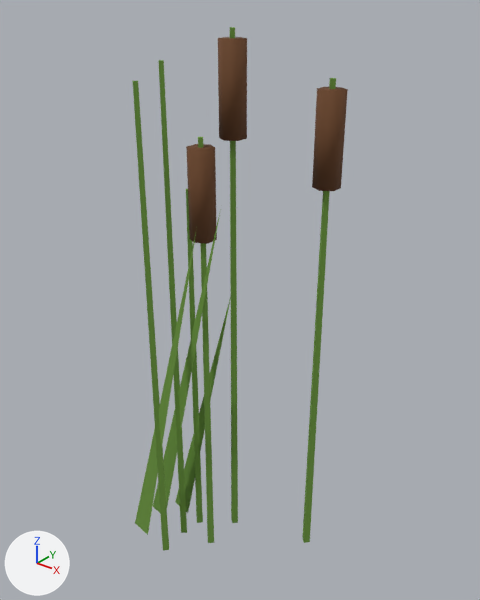
The glTF model assets/models/reeds.glb, before and after one commit.
The view is the same before and after, from a 50 mm camera at (0.907, -1.085, 1.395) aimed at (0.023, 0.021, 0.71). The lights are fixed; the arrows at lower left show +X, +Y and +Z. The first picture is the older version. Where no turn or scale is listed for an object, it has been applied to the vertices. Vertices at exactly the same position are counted once.

The first picture shows 'Reeds'.
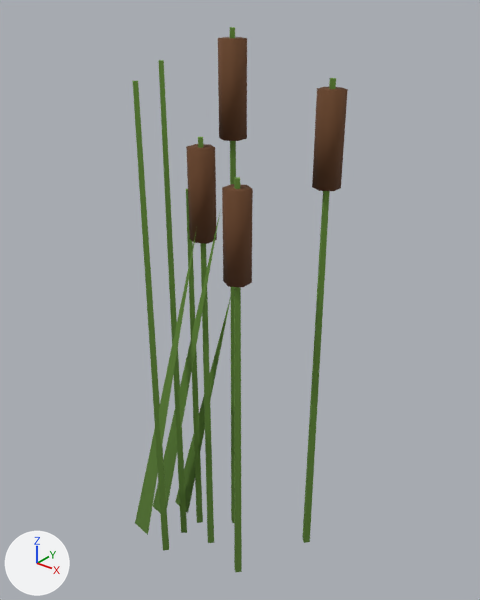
What changed in the scene script:
```text
Add mat_vc_rough:
    mat_vc_rough = bpy.data.materials.new('vc_rough')
    mat_vc_rough.use_nodes = True; mat_vc_rough.node_tree.nodes.clear()
    _N = mat_vc_rough.node_tree.nodes; _L = mat_vc_rough.node_tree.links
    n0 = _N.new('ShaderNodeBsdfPrincipled'); n0.name = 'Principled BSDF'
    n0.inputs[2].default_value = 0.92  # 'Roughness'
    n1 = _N.new('ShaderNodeOutputMaterial'); n1.name = 'Material Output'
    n2 = _N.new('ShaderNodeVertexColor'); n2.name = 'Color Attribute'
    _L.new(n0.outputs[0], n1.inputs[0])  # 'BSDF' to 'Surface'
    _L.new(n2.outputs[0], n0.inputs[0])  # 'Color' to 'Base Color'
Change me_reeds:
    used by ob_reeds_1; location = (0.0, 0.0, 0.0)
    remove me_reeds.from_pydata(...)  # 117 vertices, 186 faces; spans x -0.208..0.223, y -0.178..0.124, z 0.0..1.305
    remove me_reeds.materials.append(mat_env_reed_head)  # brown #6b4426
    add me_reeds.from_pydata(...)  # 141 vertices, 226 faces; spans x -0.208..0.223, y -0.178..0.124, z 0.0..1.305
    me_reeds part 1: the loose piece of 10 vertices spanning x -0.019..0.005, y -0.082..-0.058, z 0.0..1.103 is copied, and the copy is scaled about its middle by (1, 1, 0.948), then moved by (0.121, -0.031, -0.028), in mat_vc_rough; it spans x 0.102..0.126, y -0.114..-0.09, z 0.0..1.046
    me_reeds part 2: a new loose piece, a 6-sided cylinder along z spanning x 0.088..0.14, y -0.132..-0.072, z 0.826..1.026, in mat_vc_rough
    me_reeds part 3: 114 faces spanning x -0.208..0.209, y -0.178..0.106, z 0.0..1.305 switch from mat_env_reed (green #6e9a3e) to mat_vc_rough
```

Changed parts and their boxes (x1, y1, x2, y2) in the pictures (480 x 600 px):
'Reeds', reshaped
    before: (133, 27, 348, 550)
    after: (133, 27, 348, 572)
part 1 of me_reeds, added (green)
    after: (234, 177, 242, 572)
part 2 of me_reeds, added (brown)
    after: (222, 184, 253, 287)
part 3 of me_reeds, edited (looks the same)
    both: (133, 27, 336, 550)
